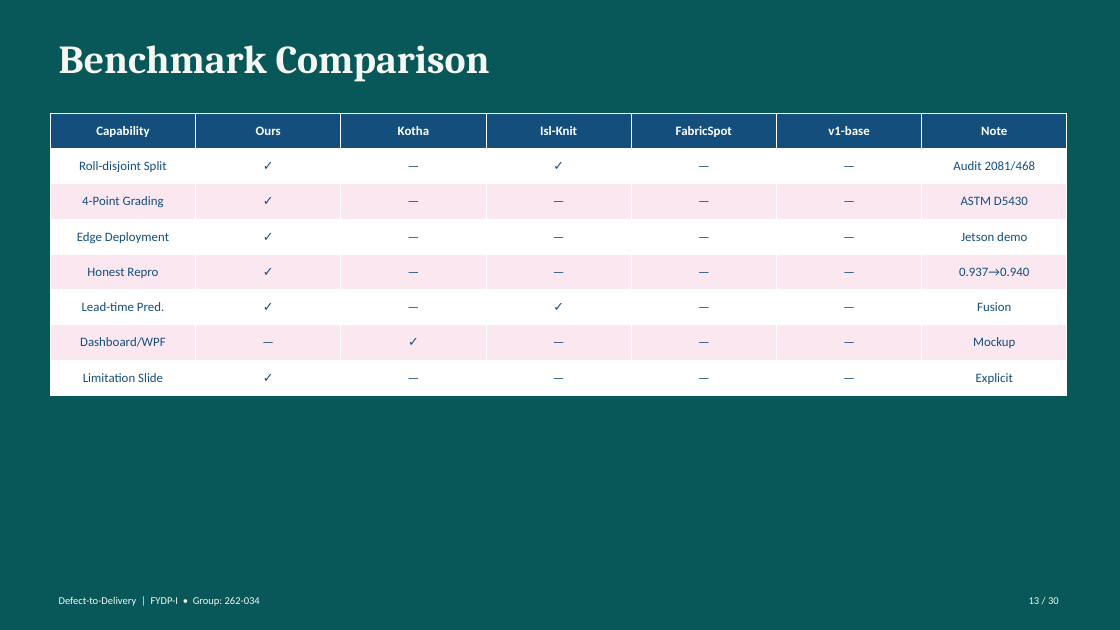
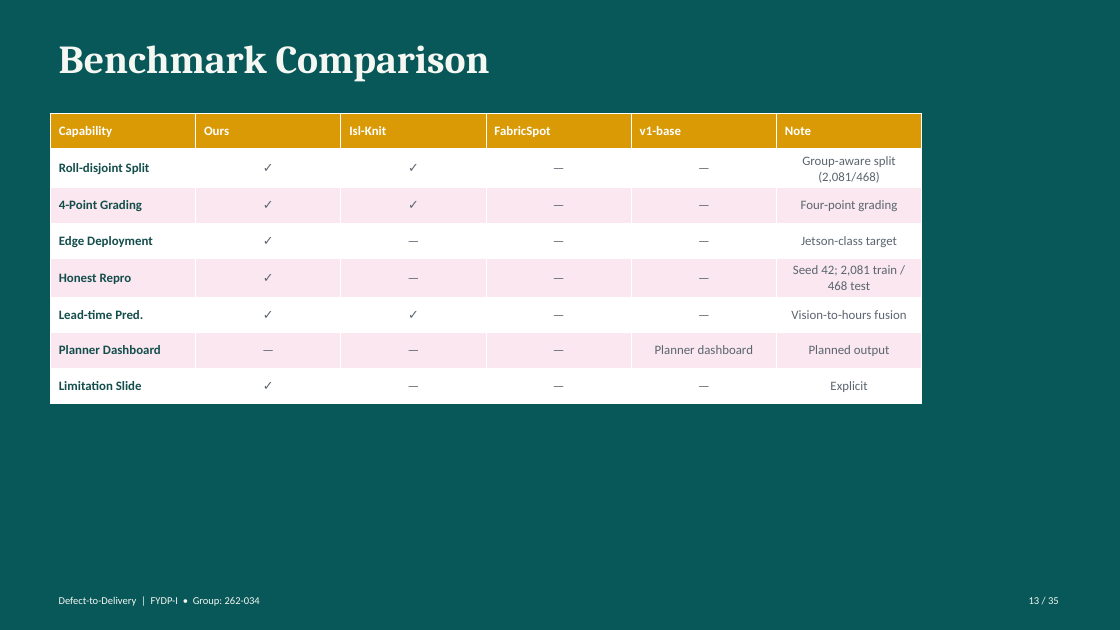
Before and after one commit to labib-ux/FYDP, a slide deck: slide 13 of slides/Defect-to-Delivery_262-034.pptx. Drawn at 1120x630 pixels with LibreOffice and Linux fonts; fonts in the diff are those of the drawing. Boxes give left, top, right and bottom in pixels: in the first picture for what was removed or moved away, otherwise in the second. Text is boxed around its words. In the diff, an @@ line names an element or a change of style, - is before the commit and + after.

```diff
--- a/slides/Defect-to-Delivery_262-034.pptx
+++ b/slides/Defect-to-Delivery_262-034.pptx
@@ table at (50, 113, 923, 396) @@
-column 1, row 7: Dashboard/WPF
+column 1, row 7: Planner Dashboard
-column 3: Kotha | — | — | — | — | — | ✓ | —
-column 4: Isl-Knit | ✓ | — | — | — | ✓ | — | —
+column 3: Isl-Knit | ✓ | ✓ | — | — | ✓ | — | —
-column 5, row 7: —
+column 5, row 7: Planner dashboard
-column 7: Note | Audit 2081/468 | ASTM D5430 | Jetson demo | 0.937→0.940 | Fusion | Mockup | Explicit
+column 6: Note | Group-aware split (2,081/468) | Four-point grading | Jetson-class target | Seed 42; 2,081 train / 468 test | Vision-to-hours fusion | Planned output | Explicit
@@ table: place and size @@
-table at (50, 113, 1068, 396)
+table at (50, 113, 923, 396)
@@ text at (1029, 597, 1059, 604): text changed @@
-13 / 30
+13 / 35
```
Also in this commit, not shown: 33 other slides changed, 1 slide added, 6 slides removed, 1 other file.
